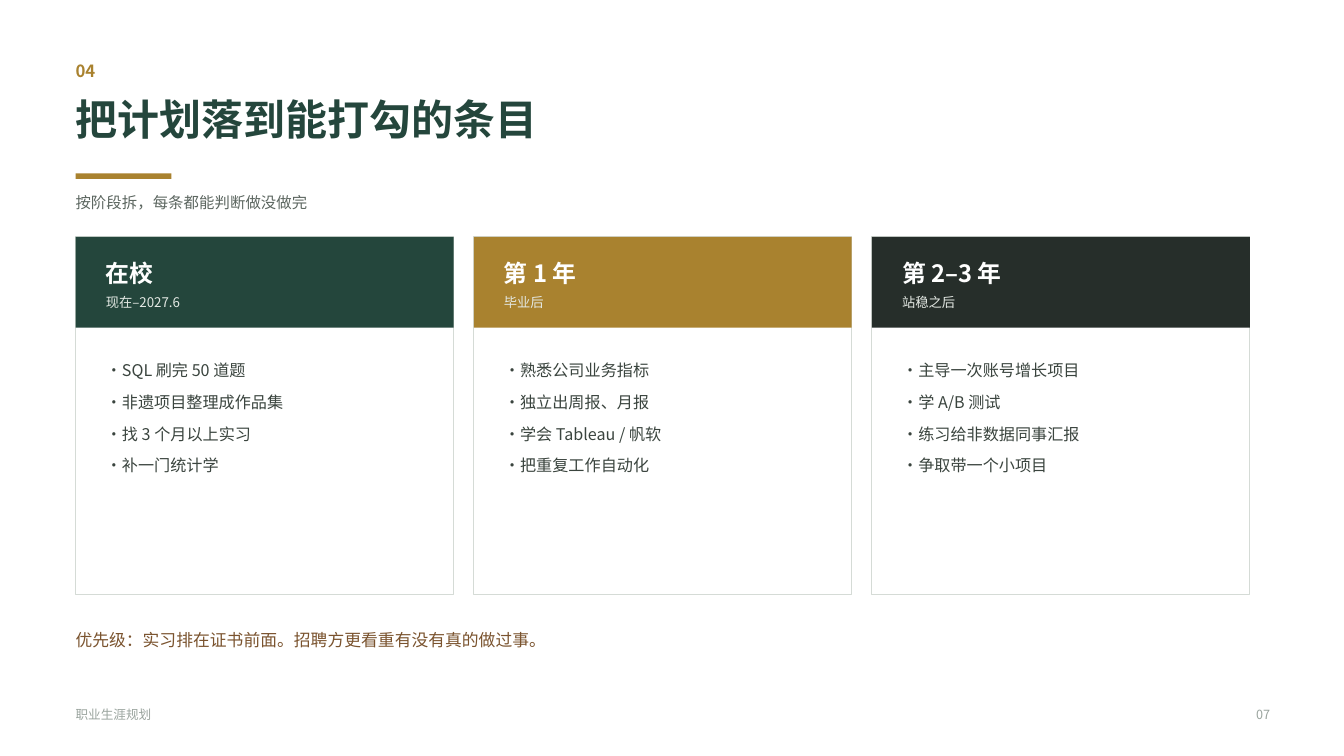
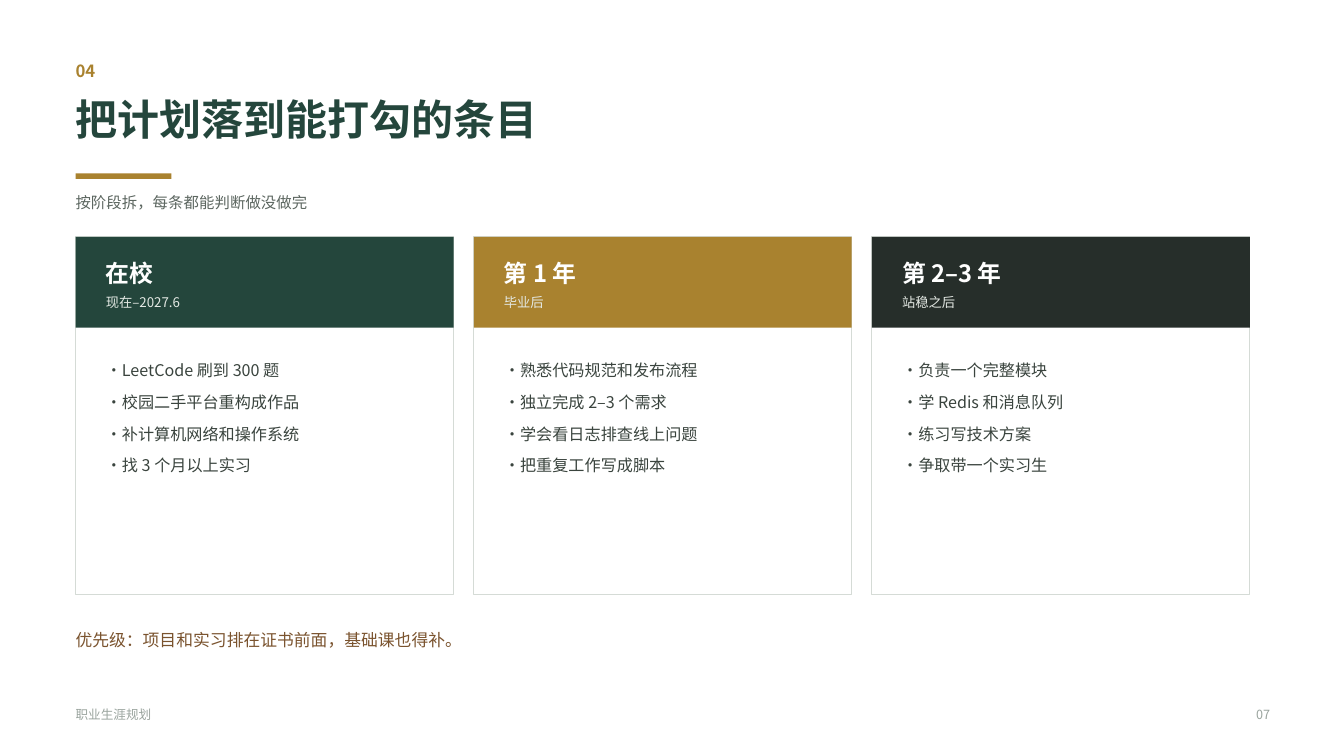
Before and after one commit to SEN-FOREST-21/feiyi-video-analysis, a slide deck: slide 7 of 职业生涯规划.pptx. Drawn at 1344x756 pixels with LibreOffice and Linux fonts; fonts in the diff are those of the drawing. Boxes give left, top, right and bottom in pixels: in the first picture for what was removed or moved away, otherwise in the second. Text is boxed around its words. In the diff, an @@ line names an element or a change of style, - is before the commit and + after.

```diff
--- a/职业生涯规划.pptx
+++ b/职业生涯规划.pptx
@@ text at [106, 362, 300, 442]: text changed @@
-・SQL 刷完 50 道题
-・非遗项目整理成作品集
+・LeetCode 刷到 300 题
+・校园二手平台重构成作品
+・补计算机网络和操作系统
@@ text at [504, 362, 698, 473]: text changed @@
-・熟悉公司业务指标
-・独立出周报、月报
-・学会 Tableau / 帆软
-・把重复工作自动化
+・熟悉代码规范和发布流程
+・独立完成 2–3 个需求
+・学会看日志排查线上问题
+・把重复工作写成脚本
@@ text at [902, 362, 1064, 473]: text changed @@
-・主导一次账号增长项目
-・学 A/B 测试
-・练习给非数据同事汇报
-・争取带一个小项目
+・负责一个完整模块
+・学 Redis 和消息队列
+・练习写技术方案
+・争取带一个实习生
@@ text at [106, 457, 219, 473]: paragraph removed @@
-・补一门统计学
@@ text at [76, 632, 462, 648]: text changed @@
-优先级：实习排在证书前面。招聘方更看重有没有真的做过事。
+优先级：项目和实习排在证书前面，基础课也得补。
```
Also in this commit, not shown: 8 other slides changed, 1 other file.
